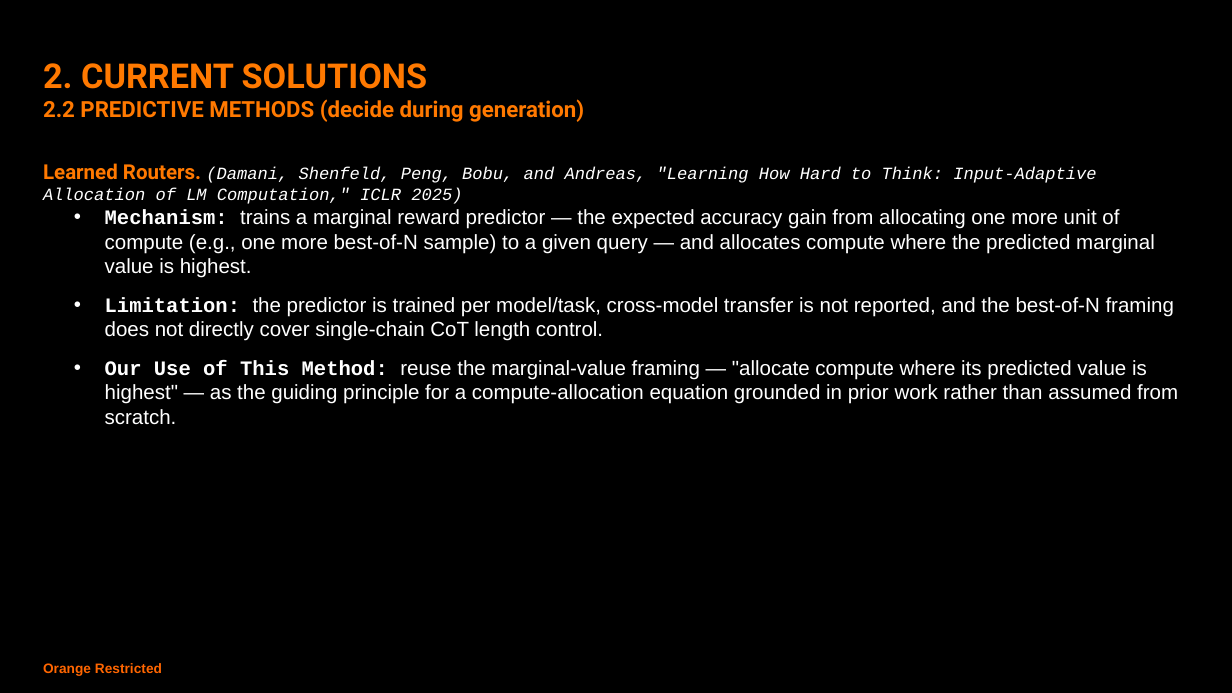
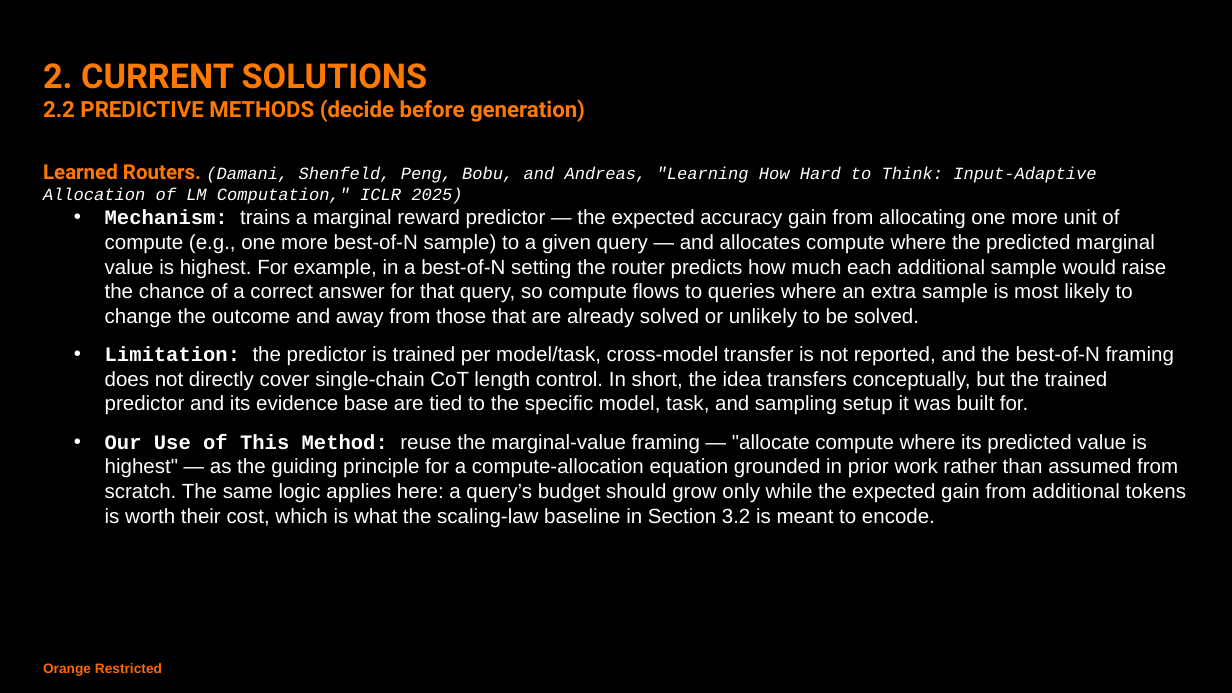
Before and after one commit to tharwat-ux/TTCA, a slide deck: slide 10 of presentation/dynamic_test_time_compute_allocation.pptx. Drawn at 1232x693 pixels with LibreOffice and Linux fonts; fonts in the diff are those of the drawing. Boxes give left, top, right and bottom in pixels: in the first picture for what was removed or moved away, otherwise in the second. Text is boxed around its words. In the diff, an @@ line names an element or a change of style, - is before the commit and + after.

```diff
--- a/presentation/dynamic_test_time_compute_allocation.pptx
+++ b/presentation/dynamic_test_time_compute_allocation.pptx
@@ text at bbox=[43, 99, 585, 122]: text changed @@
-2.2 PREDICTIVE METHODS (decide during generation)
+2.2 PREDICTIVE METHODS (decide before generation)
@@ text at bbox=[105, 209, 1186, 528]: text changed @@
-  • Mechanism: trains a marginal reward predictor — the expected accuracy gain from allocating one more unit of compute (e.g., one more best-of-N sample) to a given query — and allocates compute where the predicted marginal value is highest.
-  • Limitation: the predictor is trained per model/task, cross-model transfer is not reported, and the best-of-N framing does not directly cover single-chain CoT length control.
-  • Our Use of This Method: reuse the marginal-value framing — "allocate compute where its predicted value is highest" — as the guiding principle for a compute-allocation equation grounded in prior work rather than assumed from scratch.
+  • Mechanism: trains a marginal reward predictor — the expected accuracy gain from allocating one more unit of compute (e.g., one more best-of-N sample) to a given query — and allocates compute where the predicted marginal value is highest. For example, in a best-of-N setting the router predicts how much each additional sample would raise the chance of a correct answer for that query, so compute flows to queries where an extra sample is most likely to change the outcome and away from those that are already solved or unlikely to be solved.
+  • Limitation: the predictor is trained per model/task, cross-model transfer is not reported, and the best-of-N framing does not directly cover single-chain CoT length control. In short, the idea transfers conceptually, but the trained predictor and its evidence base are tied to the specific model, task, and sampling setup it was built for.
+  • Our Use of This Method: reuse the marginal-value framing — "allocate compute where its predicted value is highest" — as the guiding principle for a compute-allocation equation grounded in prior work rather than assumed from scratch. The same logic applies here: a query’s budget should grow only while the expected gain from additional tokens is worth their cost, which is what the scaling-law baseline in Section 3.2 is meant to encode.
```
Also in this commit, not shown: 15 other slides changed, 7 slides removed, 23 other files.
